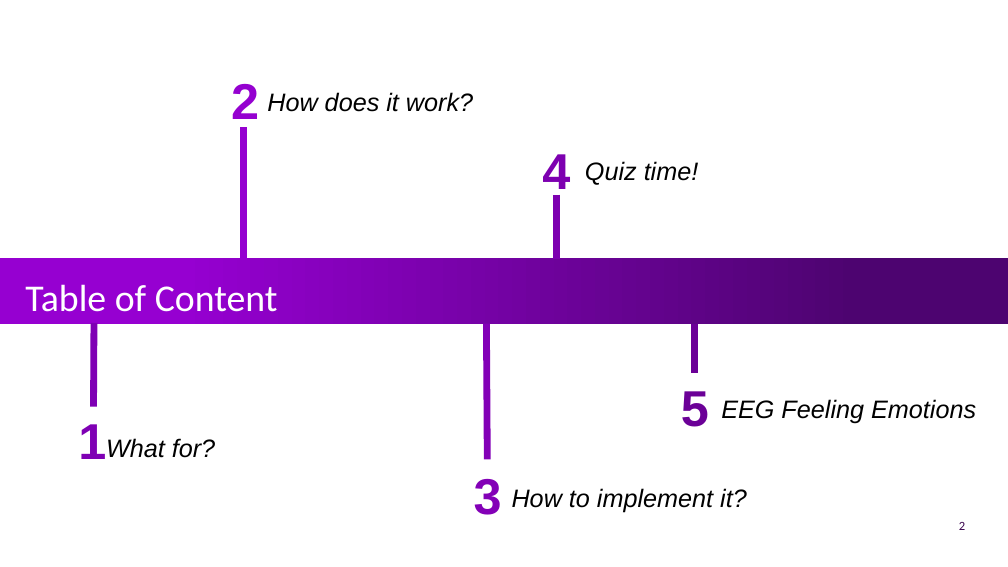
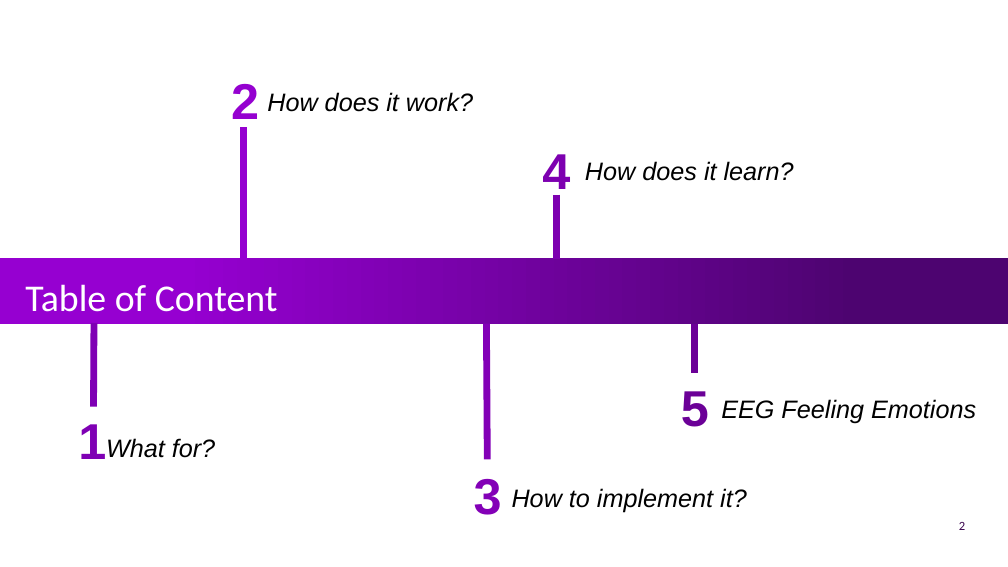
Before and after one commit to UOMDSS/workshops-2022-2023, a slide deck: slide 2 of semester-1/Week-7-EEG-Feeling-Emotions-Logistic-Regression/presentation.pptx. Drawn at 1008x567 pixels with LibreOffice and Linux fonts; fonts in the diff are those of the drawing; background and template pictures are left out. Boxes give left, top, right and bottom in pixels: in the first picture for what was removed or moved away, otherwise in the second. Text is boxed around its words. In the diff, an @@ line names an element or a change of style, - is before the commit and + after.

```diff
--- a/semester-1/Week-7-EEG-Feeling-Emotions-Logistic-Regression/presentation.pptx
+++ b/semester-1/Week-7-EEG-Feeling-Emotions-Logistic-Regression/presentation.pptx
@@ text at <box>585,161,794,181</box>: text changed @@
-Quiz time!
+How does it learn?
```
Also in this commit, not shown: 28 other slides changed, 4 slides added, 2 slides removed, 1 other file.
